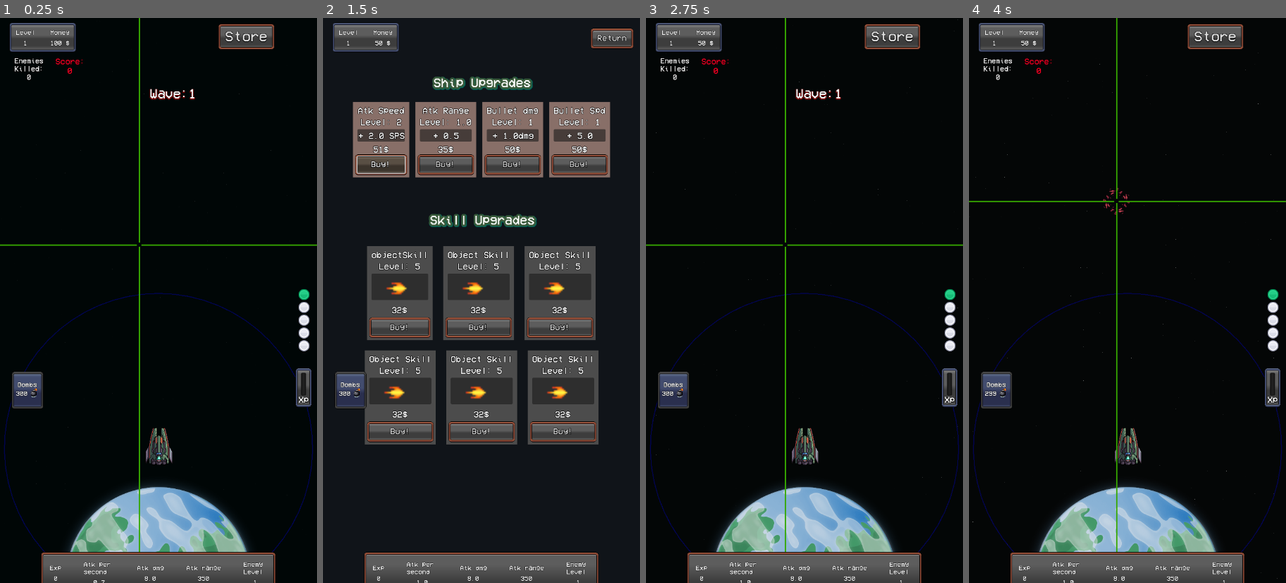
Above: before the commit, frames 1-4 (left to right).
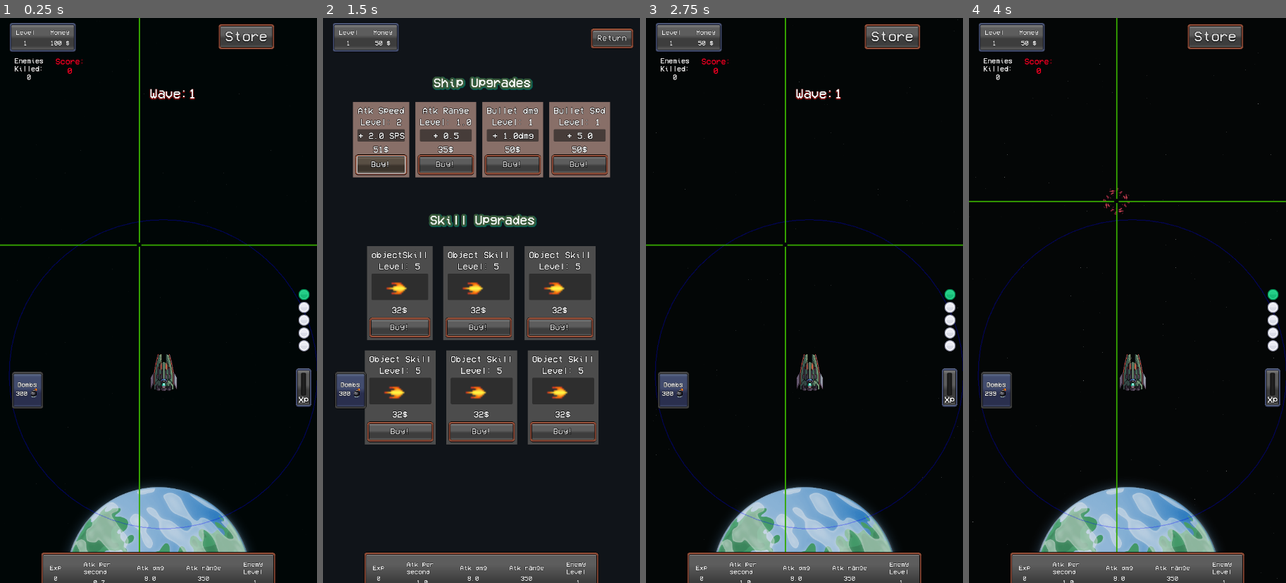
Above: after the commit, the same moments.

Repository: MauroCastro1705/mini_auto_battler
Game: Godot game, scene res://test/test-scene.tscn
The game is run twice, just before and just after one commit, with the same random seed, the same clock (stepped at 60 frames per second) and the same inputs.
Inputs (mouse positions are in pixels of both pictures, inside the frame that each line leads up to):
- Up to frame 1 (0.25 s): no input
- Up to frame 2 (1.5 s): click "Store" at 0.5 s; click "Buy!" at 1.25 s
- Up to frame 3 (2.75 s): click "Return" at 2 s
- Up to frame 4 (4 s): tap Enter at 2.75 s; move the mouse to (1197, 272) at 2.77 s; hold W (arriba) 2.78-3.5 s; tap D (der) at 2.85 s; click (1197, 272) at 2.92 s; tap Space (shoot) at 3.05 s; drag from (1064, 328) to (1127, 447) at 3.52 s

The runs differ from the first frame. In frame 1, 1.6% of the frame differs, in the area x 1-100%, y 35-95%; in frame 2, nothing differs; in frame 3, 1.6%; in frame 4, 1.6%.

Commit message:
bullet raycast fix

Diff:
--- a/character/player.gd
+++ b/character/player.gd
@@ -1,64 +1,76 @@
 extends CharacterBody2D
+
 @onready var atk_timer: Timer = $atk_timer
 @onready var bullet_pool: Node = $BulletPool
+@onready var atk_range: CollisionShape2D = $enemy_detector/CollisionShape2D
+
 var enemies_in_range: Array[Node] = []
-@onready var atk_range = $enemy_detector/CollisionShape2D
 var shoot_cooldown := 0.8
 var time_since_shot := 0.0
 
 var show_range := true
 
-func _ready():
+func _ready() -> void:
 	Global.player = self
 	Global.stats_updated.connect(update_global)
 	update_global() # Initial call
 	queue_redraw()
 
-func update_global():
-	shoot_cooldown = Global.attack_speed
-	atk_range.shape.radius = Global.atk_range
+func update_global() -> void:
+	shoot_cooldown = max(0.05, Global.attack_speed) # pequeño clamp defensivo
+	if atk_range.shape is CircleShape2D:
+		(atk_range.shape as CircleShape2D).radius = Global.atk_range
 
-func _process(delta):
+func _process(delta: float) -> void:
 	queue_redraw()
 	time_since_shot += delta
-	var target = get_nearest_enemy()
-	if target:
+
+	var target := get_nearest_enemy()
+	if is_instance_valid(target):
 		look_at(target.global_position)
+
 	if time_since_shot >= shoot_cooldown:
 		shoot()
 		time_since_shot = 0.0
 
 func get_nearest_enemy() -> Node:
-	var nearest = null
-	var min_dist = INF
+	var nearest: Node = null
+	var min_dist := INF
 
-	# Create a filtered list to remove inactive or freed enemies
-	enemies_in_range = enemies_in_range.filter(func(enemy):
+	# Limpia la lista de cualquier referencia inválida o inactiva
+	enemies_in_range = enemies_in_range.filter(func(enemy: Node) -> bool:
 		return is_instance_valid(enemy) and enemy.active
 	)
+
 	for enemy in enemies_in_range:
-		var dist = global_position.distance_squared_to(enemy.global_position)
+		# (enemy.active ya garantizado por el filter)
+		var dist := global_position.distance_squared_to(enemy.global_position)
 		if dist < min_dist:
 			min_dist = dist
 			nearest = enemy
 	return nearest
 
-func remove_enemy(enemy: Node):
+func remove_enemy(enemy: Node) -> void:
+	# Llamada desde Enemy.deactivate() para garantizar limpieza aunque no haya body_exited
 	enemies_in_range.erase(enemy)
 
-func shoot():
-	var target = get_nearest_enemy()
-	if target:
-		var direction = (target.global_position - global_position).normalized()
-		var bullet = bullet_pool.get_bullet()
+func shoot() -> void:
+	var target := get_nearest_enemy()
+	if not is_instance_valid(target):
+		return
+
+	var direction = (target.global_position - global_position).normalized()
+
+	# Defensivo: chequea que el pool devolvió algo y que tiene el método fire
+	var bullet = bullet_pool.get_bullet()
+	if bullet and bullet.has_method("fire"):
 		bullet.fire(global_position, direction)
 
-func _on_enemy_detector_body_entered(body) -> void:
-	if body.is_in_group("enemigos"):
+func _on_enemy_detector_body_entered(body: Node) -> void:
+	if body.is_in_group("enemigos") and body not in enemies_in_range:
 		enemies_in_range.append(body)
-		print("agregado",body)
 
-func _on_enemy_detector_body_exited(body) -> void:
+func _on_enemy_detector_body_exited(body: Node) -> void:
 	enemies_in_range.erase(body)
 
 
--- a/enemies/enemigo_1.gd
+++ b/enemies/enemigo_1.gd
@@ -37,14 +37,18 @@
 	hp = max_hp
 	health_bar.set_max_health(hp)
 
-	# Cachea capas originales
+	# Cachea capas/máscaras "buenas" (tu enemigo está en capa 2)
 	_orig_layer = collision_layer
-	_orig_mask = collision_mask
-
-	# Arranca seguro por si el pool te instancia ya "muerto/inactivo"
-	_set_colliders_disabled(true)
+	_orig_mask  = collision_mask
+	if _orig_layer == 0 and _orig_mask == 0:
+		_orig_layer = 1 << 1   # capa 2
+		_orig_mask  = 1 << 1   # máscara 2
+	# Arranca seguro: sin colisión ni proceso
+	_set_shapes_disabled_deferred(true)
+	set_deferred("collision_layer", 0)
+	set_deferred("collision_mask", 0)
+	set_process(false)
 	set_physics_process(false)
-	set_process(false)
 	hide()
 
 func _process(_delta):
@@ -59,27 +63,37 @@
 		health_bar.rotation = 0
 
 func activate(pos: Vector2):
-	global_position = pos
-	# Reactiva estado
+	# Estado lógico y vida
 	is_dead = false
-	active = true
-	hp = Global.enemigo_max_hp
-	max_hp = Global.enemigo_max_hp
+	active  = true
+	max_hp  = Global.enemigo_max_hp
+	hp      = max(1, Global.enemigo_max_hp)   # clamp defensivo
 	health_bar.set_max_health(hp)
 	health_bar.update_health(hp)
 
-	# Reactiva colisiones/physics/visibilidad
-	collision_layer = _orig_layer
-	collision_mask = _orig_mask
-	_set_colliders_disabled(false)
+	# 1) POSICIONAR PRIMERO
+	global_position = pos
+
+	# 2) MOSTRAR y procesar, pero SIN colisión este frame
 	show()
 	set_process(true)
 	set_physics_process(true)
+	_set_shapes_disabled_deferred(true)
+	set_deferred("collision_layer", 0)
+	set_deferred("collision_mask", 0)
+
+	# 3) HABILITAR COLISIONES EN EL SIGUIENTE FRAME
+	call_deferred("_enable_collisions_next_frame")
 
 	# Anims
 	ship_sprite.play("alive")
+	propulsor.visible = true
 	propulsor.play("alive")
-	propulsor.visible = true
+
+func _enable_collisions_next_frame() -> void:
+	_set_shapes_disabled_deferred(false)
+	set_deferred("collision_layer", _orig_layer)
+	set_deferred("collision_mask",  _orig_mask)
 
 func take_damage(amount: int) -> void:
 	if not active or is_dead:
@@ -87,18 +101,16 @@
 
 	hp -= amount
 	health_bar.update_health(hp)
-
 	DamageNumbers.display_numbers(amount, damage_numbers_origin.global_position)
 	DamageNumbers.flash_sprite(ship_sprite)
 
 	if hp <= 0:
 		is_dead = true
 		Global.emit_signal("enemy_killed")
-		# Desactiva colisiones inmediatamente para que no bloquee
-		_disable_collisions_now()
-		# Reproduce anim de muerte (el sprite debe seguir visible para verla)
 		ship_sprite.play("die")
 		propulsor.visible = false
+		# DESACTIVAR EN DIFERIDO (evita flushing queries)
+		call_deferred("_disable_collisions_now")
 
 func deactivate():
 	# Estado lógico
@@ -111,7 +123,9 @@
 	set_physics_process(false)
 
 	# Desactiva colisiones y oculta
-	_disable_collisions_now()
+	set_deferred("collision_layer", 0)
+	set_deferred("collision_mask", 0)
+	_disable_shapes_deferred(self, true)
 	hide()
 
 	# Limpieza opcional con jugador
@@ -130,10 +144,25 @@
 # -----------------------
 # Helpers de colisiones
 # -----------------------
-func _disable_collisions_now():
-	collision_layer = 0
-	collision_mask = 0
-	_set_colliders_disabled(true)
+func _disable_collisions_now() -> void:
+	set_deferred("collision_layer", 0)
+	set_deferred("collision_mask", 0)
+	_set_shapes_disabled_deferred(true)
+
+func _set_shapes_disabled_deferred(disabled: bool) -> void:
+	_shapes_set_disabled_rec(self, disabled)
+
+func _shapes_set_disabled_rec(node: Node, disabled: bool) -> void:
+	if node is CollisionShape2D:
+		(node as CollisionShape2D).set_deferred("disabled", disabled)
+	for c in node.get_children():
+		_shapes_set_disabled_rec(c, disabled)
+
+func _disable_shapes_deferred(node: Node, disabled: bool) -> void:
+	if node is CollisionShape2D:
+		(node as CollisionShape2D).set_deferred("disabled", disabled)
+	for c in node.get_children():
+		_disable_shapes_deferred(c, disabled)
 
 func _set_colliders_disabled(disabled: bool) -> void:
 	# Deshabilita/rehabilita todos los CollisionShape2D dentro del enemigo (recursivo)
--- a/enemies/enemigo_1.tscn
+++ b/enemies/enemigo_1.tscn
@@ -175,29 +175,25 @@
 
 [node name="Enemigo1" type="CharacterBody2D" groups=["enemigos"]]
 y_sort_enabled = true
-collision_layer = 3
+collision_layer = 2
 collision_mask = 3
 script = ExtResource("1_dg88b")
 
 [node name="CollisionShape2D" type="CollisionShape2D" parent="." groups=["enemigos"]]
-position = Vector2(0, 2)
 shape = SubResource("CircleShape2D_dg88b")
 
 [node name="damage_numbers_origin" type="Node2D" parent="."]
 position = Vector2(0, -27)
 
 [node name="Node2D" type="Node2D" parent="."]
-position = Vector2(0, 13)
 
 [node name="ship" type="AnimatedSprite2D" parent="Node2D"]
 unique_name_in_owner = true
-position = Vector2(0, -11)
 sprite_frames = SubResource("SpriteFrames_gv0i3")
 animation = &"die"
 
 [node name="propulsor" type="AnimatedSprite2D" parent="Node2D"]
 unique_name_in_owner = true
-position = Vector2(0, -11)
 sprite_frames = SubResource("SpriteFrames_qbc4w")
 animation = &"alive"
 autoplay = "alive"
--- a/managers/enemy_pool/enemy_pool.gd
+++ b/managers/enemy_pool/enemy_pool.gd
@@ -6,35 +6,28 @@
 
 var pool: Array[Node] = []
 
+
 func _ready():
 	for i in pool_size:
 		var enemy = enemy_scene.instantiate()
-		# Estado “muerto/inactivo” por defecto
+		add_child(enemy)  # IMPORTANTE: permite que enemy._ready() cachee capas reales
 		enemy.active = false
 		enemy.is_dead = true
 		enemy.hide()
-		# Detén ambos tipos de proceso al entrar al pool
 		enemy.set_process(false)
 		enemy.set_physics_process(false)
-		# Si tiene helpers, desactiva colisiones (si no, ignora silenciosamente)
-		if enemy.has_method("_disable_collisions_now"):
-			enemy._disable_collisions_now()
-		add_child(enemy)
 		pool.append(enemy)
 
 func get_enemy() -> Node:
 	for enemy in pool:
 		if is_instance_valid(enemy) and not enemy.active:
 			return enemy
-	# Si hace falta, expandimos
 	var enemy = enemy_scene.instantiate()
+	add_child(enemy)  # igual que arriba: primero al árbol
+	enemy.active = false
+	enemy.is_dead = true
 	enemy.hide()
 	enemy.set_process(false)
 	enemy.set_physics_process(false)
-	enemy.active = false
-	enemy.is_dead = true
-	if enemy.has_method("_disable_collisions_now"):
-		enemy._disable_collisions_now()
-	add_child(enemy)
 	pool.append(enemy)
 	return enemy
--- a/proyectiles/basic_bullet.gd
+++ b/proyectiles/basic_bullet.gd
@@ -1,47 +1,106 @@
 extends Node2D
 class_name Bullet
-@onready var damage = Global.bullet_dmg
-@onready var speed = Global.bullet_speed
-var direction: Vector2
+
+const ImpactFX := preload("res://resources/impact_particle_new.tscn")
+const ENEMY_MASK := 1 << 1 # capa 2
+
+@onready var area: Area2D = $Area2D
+@onready var shape: CollisionShape2D = $Area2D/CollisionShape2D
+
+var damage
+var speed: float
+var direction: Vector2 = Vector2.ZERO
 var active := false
 var lifetime := 2.0
 var time_alive := 0.0
 
-func _ready():
+var _prev_pos: Vector2
+
+func _ready() -> void:
 	hide()
+	damage = Global.bullet_dmg
+	speed  = Global.bullet_speed
 	Global.stats_updated.connect(update_values)
 
+	# En pool: sin colisiones
+	area.monitoring = false
+	shape.disabled  = true
 
-func fire(fire_position: Vector2, dir: Vector2):
+func update_values() -> void:
+	damage = Global.bullet_dmg
+	speed  = Global.bullet_speed
+
+func fire(fire_position: Vector2, dir: Vector2) -> void:
+	# 1) Posicionar y orientar primero
 	global_position = fire_position
+	_prev_pos = global_position
 	direction = dir.normalized()
 	rotation = direction.angle()
+
+	# 2) Reset de vida/estado visual
 	time_alive = 0.0
 	active = true
 	show()
 
-func update_values():
-	damage = Global.bullet_dmg
-	speed = Global.bullet_speed
+	# 3) Habilitar colisiones de inmediato (importante para no “perder” el primer frame)
+	# Si llamas fire() desde _physics_process, cambia estas dos líneas por set_deferred(...)
+	shape.disabled  = false
+	area.monitoring = true
 
-func _process(delta):
+func _physics_process(delta: float) -> void:
 	if not active:
 		return
-	position += direction * speed * delta
+
+	# Siguiente posición
+	var next_pos := global_position + direction * speed * delta
+
+	# Barrido anti-túnel
+	var space := get_world_2d().direct_space_state
+	var params := PhysicsRayQueryParameters2D.create(_prev_pos, next_pos)
+	params.collide_with_bodies = true
+	params.collide_with_areas  = false
+	params.collision_mask      = ENEMY_MASK
+	params.exclude             = [self]
+
+	var hit := space.intersect_ray(params)
+	if hit:
+		var where: Vector2 = hit["position"]
+		global_position = where
+
+		var body = hit.get("collider")
+		if body and body.has_method("take_damage"):
+			body.take_damage(damage)
+
+		_spawn_impact(where)
+		deactivate()
+		return
+
+	# Sin impacto: avanza normal
+	global_position = next_pos
+	_prev_pos = global_position
+
 	time_alive += delta
 	if time_alive > lifetime:
 		deactivate()
 
-func deactivate():
+func deactivate() -> void:
 	active = false
 	hide()
+	# Apaga colisiones para volver al pool
+	area.monitoring = false
+	shape.disabled  = true
 
+func _spawn_impact(where: Vector2) -> void:
+	var fx := ImpactFX.instantiate()
+	get_tree().current_scene.add_child(fx)
+	fx.global_position = where
+	fx.emitting = true
 
-func _on_area_2d_body_entered(body: Node2D) -> void:
+# (Opcional) Si tienes la señal body_entered conectada, mantenla como respaldo:
+func _on_Area2D_body_entered(body: Node2D) -> void:
+	if not active:
+		return
 	if body.has_method("take_damage"):
-		var impact_fx = preload("res://resources/impact_particle_new.tscn").instantiate()
-		get_tree().current_scene.add_child(impact_fx)
-		impact_fx.global_position = global_position
-		impact_fx.emitting = true
 		body.take_damage(damage)
+		_spawn_impact(global_position)
 		deactivate()
--- a/proyectiles/bomb/bomb_1.tscn
+++ b/proyectiles/bomb/bomb_1.tscn
@@ -113,6 +113,7 @@
 [node name="explosion_area" type="Area2D" parent="."]
 light_mask = 0
 visibility_layer = 2
+collision_mask = 2
 
 [node name="CollisionShape2D" type="CollisionShape2D" parent="explosion_area"]
 visible = false
@@ -150,9 +151,9 @@
 
 [node name="ColorRect4" type="ColorRect" parent="."]
 offset_left = -1.0
-offset_top = 1006.0
-offset_right = 1001.0
-offset_bottom = 1009.0
+offset_top = 1291.0
+offset_right = 1286.0
+offset_bottom = 1294.0
 rotation = -1.5708
 color = Color(0.216889, 0.660703, 0, 1)
 
--- a/resources/bomb_1.gd
+++ b/resources/bomb_1.gd
@@ -5,22 +5,52 @@
 @onready var sprite_collision: CollisionShape2D = $explosion_area/CollisionShape2D
 var speed:float = 400.0
 
-
+# --- Controles táctiles ---
+var _is_touching := false
+var _touch_pos: Vector2 = Vector2.ZERO
+var _deadzone_px := 12.0  # evita “temblequeo” cuando el dedo está casi encima
 
 func _ready() -> void:
 	sprite.hide()
-func get_input():
-	var input_direction = Input.get_vector("izq", "der", "arriba", "abajo")
-	velocity = input_direction * speed
 
-func _physics_process(_delta):
+func _input(event: InputEvent) -> void:
+	# Pulsa pantalla
+	if event is InputEventScreenTouch:
+		var st := event as InputEventScreenTouch
+		if st.pressed:
+			_is_touching = true
+			_touch_pos = st.position
+		else:
+			_is_touching = false
+			velocity = Vector2.ZERO
+
+	elif event is InputEventScreenDrag:# Arrastra dedo
+		var sd := event as InputEventScreenDrag
+		_is_touching = true
+		_touch_pos = sd.position
+
+func _physics_process(_delta: float) -> void:
+	# Disparo/bomba: mantené el mapeo de "shoot" en Input Map o botón UI
 	if Input.is_action_just_pressed("shoot"):
 		explode()
+
 	get_input()
 	move_and_slide()
 
+func get_input() -> void:
+	if _is_touching:
+		# Mover hacia la posición del dedo
+		var to_finger := (_touch_pos - global_position)
+		if to_finger.length() > _deadzone_px:
+			velocity = to_finger.normalized() * speed
+		else:
+			velocity = Vector2.ZERO
+	else:
+		# Teclado / gamepad (PC)
+		var input_direction := Input.get_vector("izq", "der", "arriba", "abajo")
+		velocity = input_direction * speed
 
-func explode():
+func explode() -> void:
 	if Global.player_bombs < 1:
 		print("no hay bombas disponibles")
 		speed = 400
@@ -33,18 +63,17 @@
 	Global.player_bombs -= 1
 	Global.emit_signal("bomb_droped")
 
-	# Apply damage to enemies in area
+	# Daño a enemigos dentro del área
 	var bodies = $explosion_area.get_overlapping_bodies()
 	for body in bodies:
 		if body.has_method("take_damage"):
 			body.take_damage(damage)
 
-func set_bomb_params():
+func set_bomb_params() -> void:
 	sprite.scale = Global.player_bomb_size
 	sprite_collision.scale = Global.player_bomb_size
 	damage = Global.player_bomb_dmg
 
-
 func _on_animated_sprite_2d_animation_finished() -> void:
 	sprite.hide()
 	speed = 400
--- a/test/test-scene.tscn
+++ b/test/test-scene.tscn
@@ -63,9 +63,8 @@
 metadata/_edit_lock_ = true
 
 [node name="Player" parent="." instance=ExtResource("1_5d1lj")]
-position = Vector2(360, 974)
+position = Vector2(371, 807)
 rotation = -1.57079
-metadata/_edit_lock_ = true
 
 [node name="focal_point" type="Marker2D" parent="."]
 position = Vector2(334, 465)
@@ -137,22 +136,26 @@
 [node name="Pared" parent="walls" instance=ExtResource("15_3wcnv")]
 visible = false
 position = Vector2(20, 1)
+metadata/_edit_lock_ = true
 
 [node name="Pared2" parent="walls" instance=ExtResource("15_3wcnv")]
 visible = false
 position = Vector2(698, 0)
+metadata/_edit_lock_ = true
 
 [node name="Pared3" parent="walls" instance=ExtResource("15_3wcnv")]
 visible = false
 position = Vector2(848, 1076)
 rotation = 1.57079
+metadata/_edit_lock_ = true
 
 [node name="Pared4" parent="walls" instance=ExtResource("15_3wcnv")]
 visible = false
-position = Vector2(947, 11)
+position = Vector2(947, -33)
 rotation = 1.57079
+metadata/_edit_lock_ = true
 
 [node name="Planet" parent="." instance=ExtResource("17_5oahq")]
-position = Vector2(582, 783)
+position = Vector2(365, 1103)
 
 [connection signal="timeout" from="Timer" to="GameManager" method="_on_timer_timeout"]
